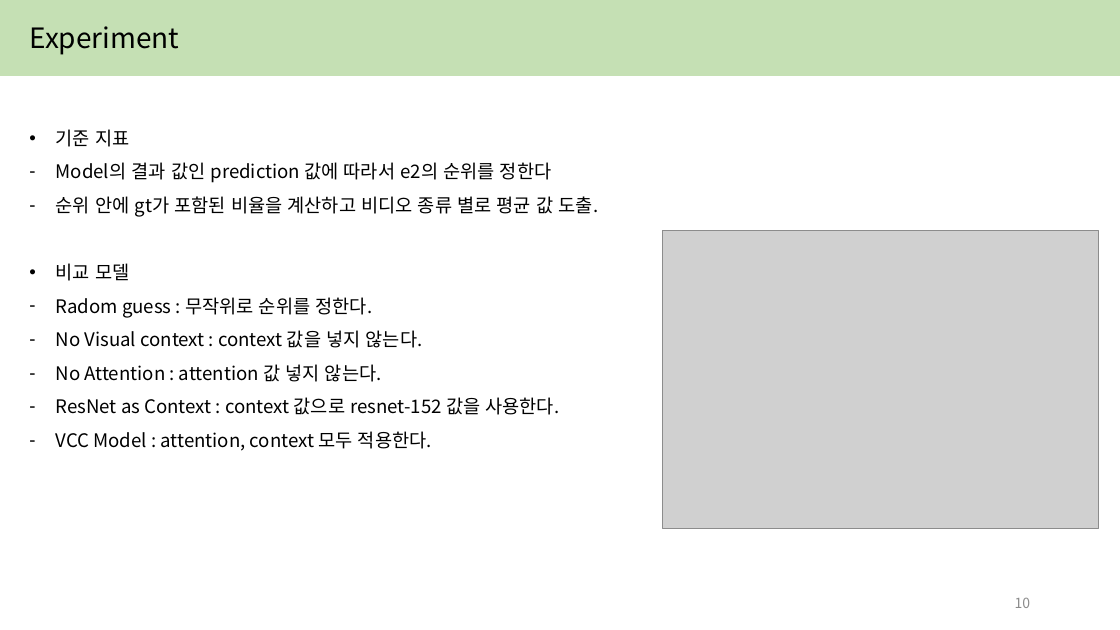
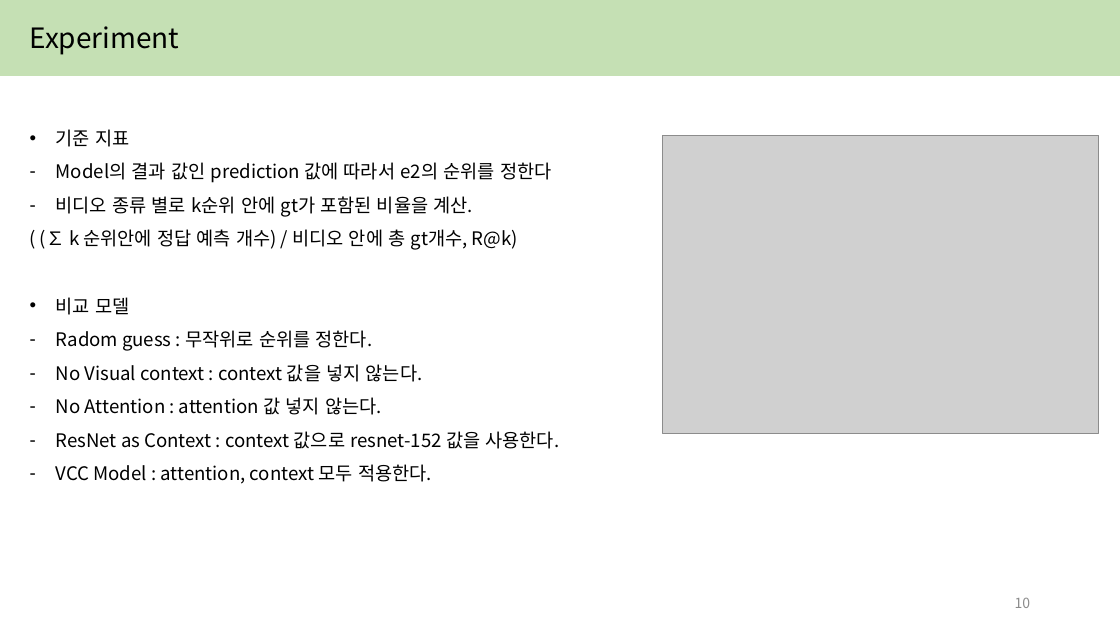
Before and after one commit to yejin087/study_image_caption, a slide deck: slide 10 of 3주차.pptx. Drawn at 1120x630 pixels with LibreOffice and Linux fonts; fonts in the diff are those of the drawing; grey boxes stand for pictures. Boxes give left, top, right and bottom in pixels: in the first picture for what was removed or moved away, otherwise in the second. Text is boxed around its words. In the diff, an @@ line names an element or a change of style, - is before the commit and + after.

```diff
--- a/3주차.pptx
+++ b/3주차.pptx
@@ picture: place and size @@
-picture at [663, 230, 1099, 528]
+picture at [663, 135, 1099, 434]
@@ text at [56, 196, 518, 250]: text changed @@
-– 순위 안에 gt가 포함된 비율을 계산하고 비디오 종류 별로 평균 값 도출.
+– 비디오 종류 별로 k순위 안에 gt가 포함된 비율을 계산.
+( (∑ k 순위안에 정답 예측 개수) / 비디오 안에 총 gt개수, R@k)
```
Also in this commit, not shown: 4 other slides changed.
